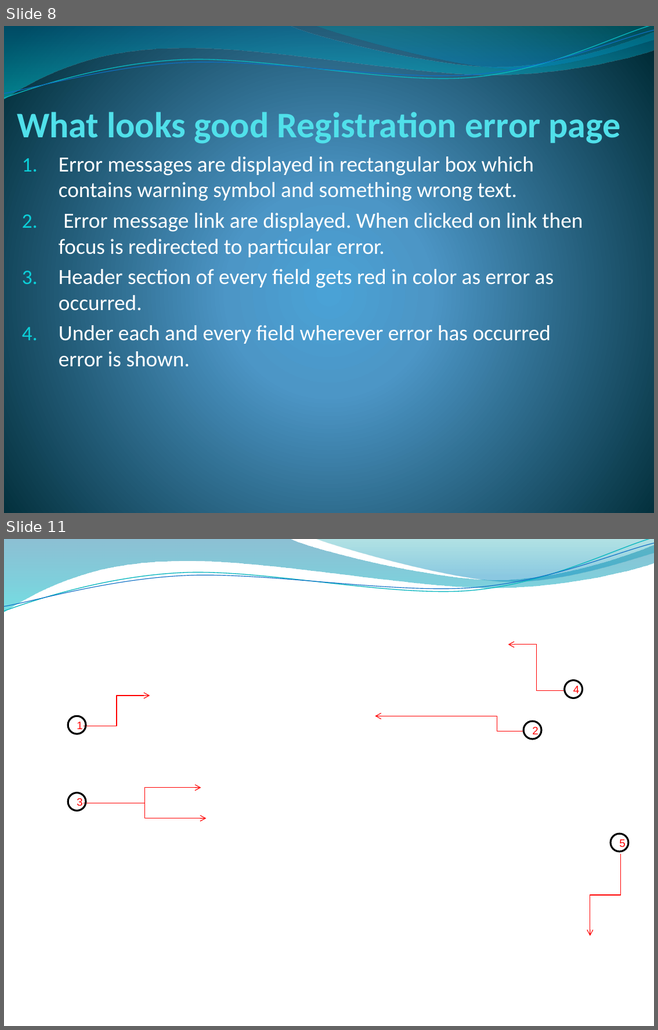
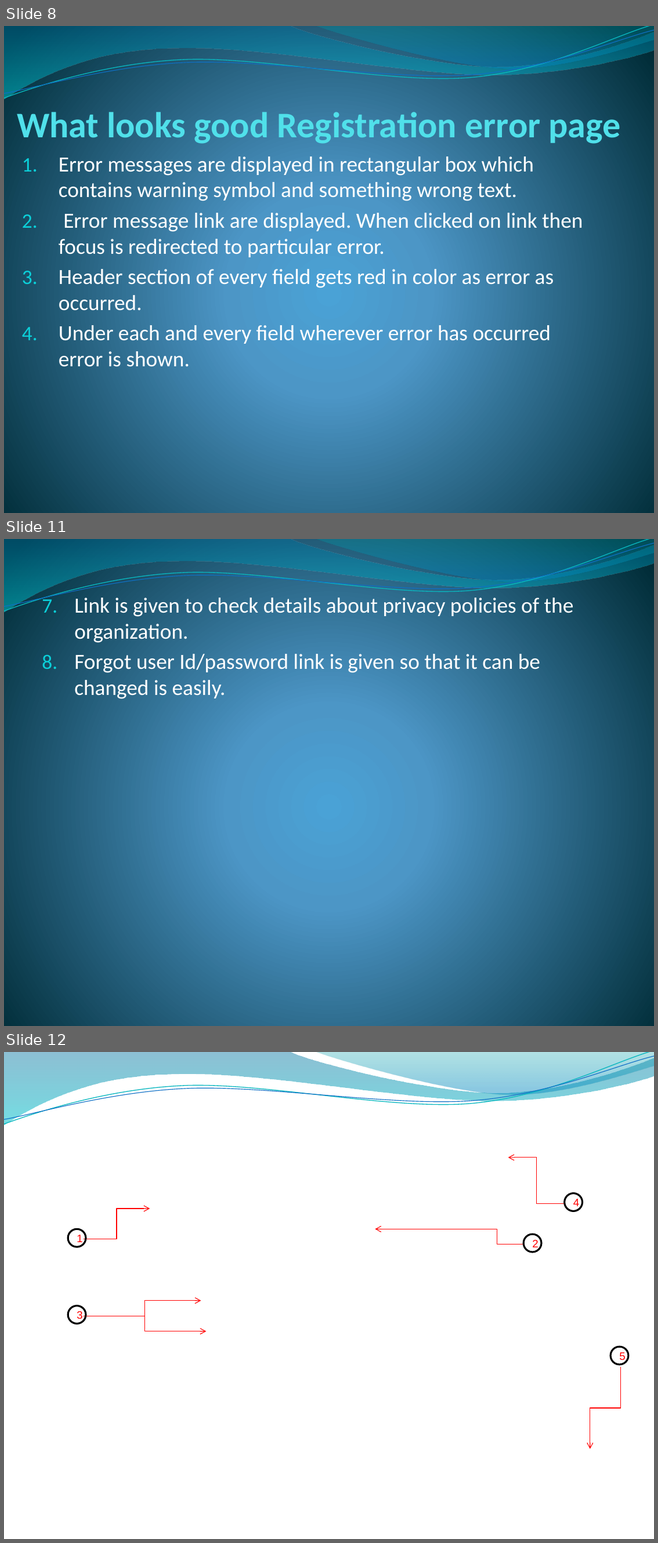
Before and after one commit to Jyotis1996/jyo, a slide deck: PPT By Jyoti.pptx. Shown one above the other, each under a label of ours: slides 8 and 11 before the commit, slides 8, 11 and 12 after it; the slides between them are not shown. The pictures are 658x1030 and 658x1543 pixels, drawn with LibreOffice and Linux fonts; fonts in the diff are those of the drawing; background and template pictures are left out. Boxes give left, top, right and bottom in pixels: in the first picture for what was removed or moved away, otherwise in the second. Text is boxed around its words. In the diff, an @@ line names an element or a change of style, - is before the commit and + after.

```diff
--- a/PPT By Jyoti.pptx
+++ b/PPT By Jyoti.pptx
@@ slide 11 added at (4, 539, 654, 1026), background gradient #4AA0D6 to #4C98C7 to #002C38; not listed: 4 template elements that a slide beside it also shows @@
@@ subtitle added at (74, 598, 574, 699), 24 pt, text #FFFFFF @@
+7. Link is given to check details about privacy policies of the organization.
+8. Forgot user Id/password link is given so that it can be changed is easily.
@@ what was slide 11 is now slide 12 @@
```
Also in this commit, not shown: 2 slides changed.
